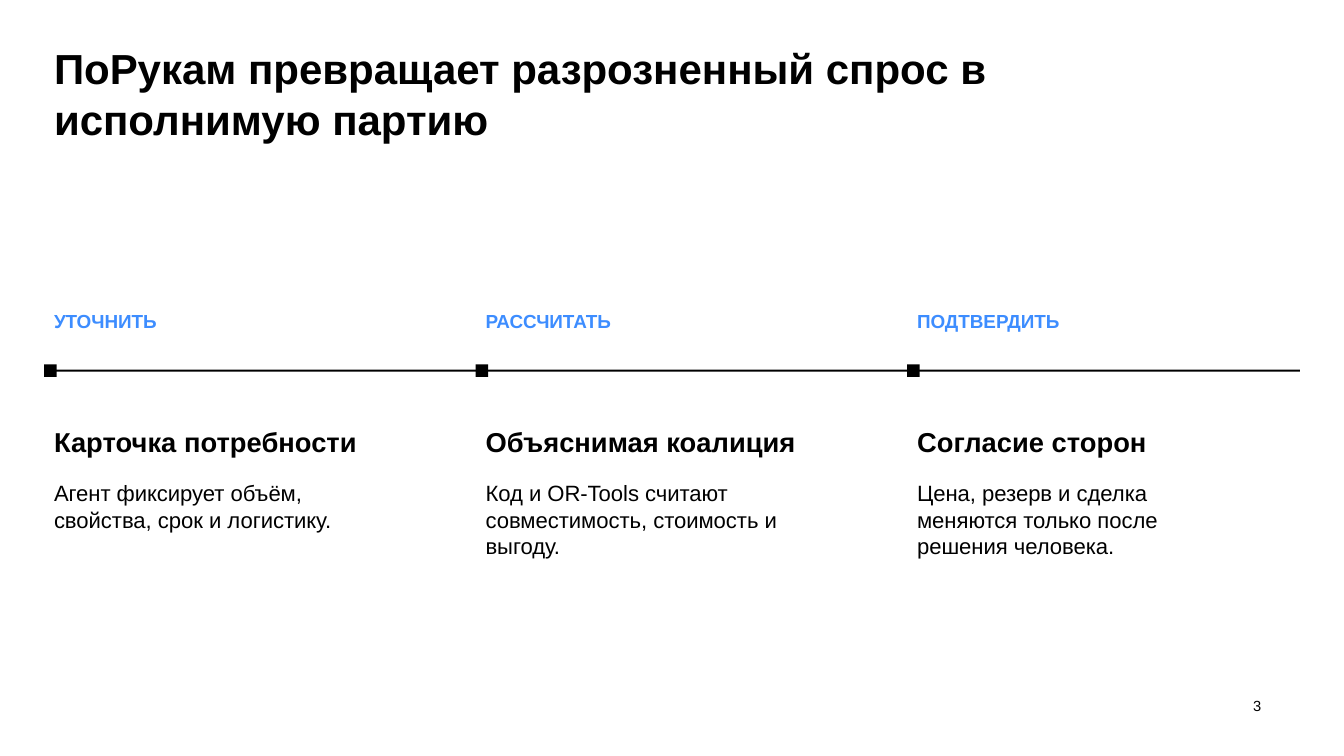
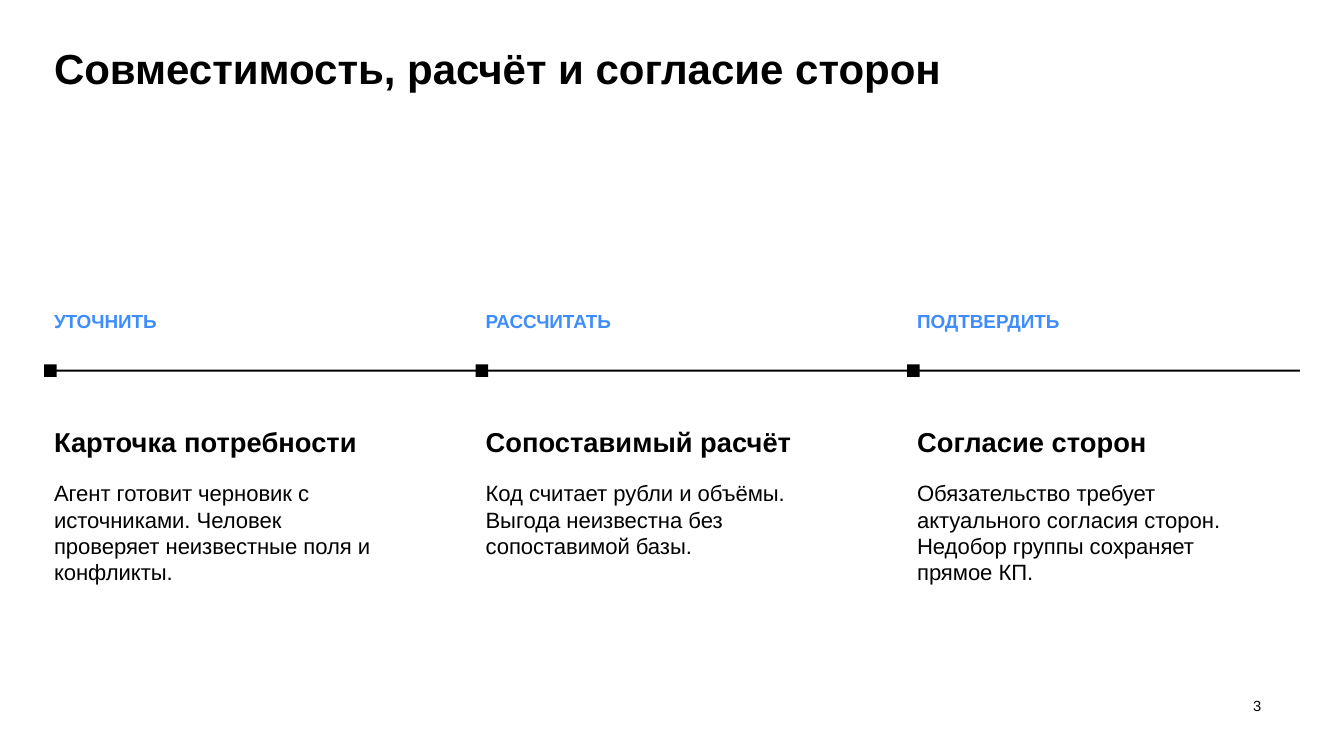
Before and after one commit to NawOmen/R136a1, a slide deck: slide 3 of docs/contest/Porukam-pitch.pptx. Drawn at 1344x756 pixels with LibreOffice and Linux fonts; fonts in the diff are those of the drawing. Boxes give left, top, right and bottom in pixels: in the first picture for what was removed or moved away, otherwise in the second. Text is boxed around its words. In the diff, an @@ line names an element or a change of style, - is before the commit and + after.

```diff
--- a/docs/contest/Porukam-pitch.pptx
+++ b/docs/contest/Porukam-pitch.pptx
@@ text at bbox=[54, 54, 941, 93]: text changed @@
-ПоРукам превращает разрозненный спрос в исполнимую партию
+Совместимость, расчёт и согласие сторон
@@ text at bbox=[486, 431, 791, 457]: text changed @@
-Объяснимая коалиция
+Сопоставимый расчёт
@@ text at bbox=[54, 485, 370, 585]: text changed @@
-Агент фиксирует объём, свойства, срок и логистику.
+Агент готовит черновик с источниками. Человек проверяет неизвестные поля и конфликты.
@@ text at bbox=[486, 485, 785, 555]: text changed @@
-Код и OR-Tools считают совместимость, стоимость и выгоду.
+Код считает рубли и объёмы. Выгода неизвестна без сопоставимой базы.
@@ text at bbox=[917, 485, 1220, 585]: text changed @@
-Цена, резерв и сделка меняются только после решения человека.
+Обязательство требует актуального согласия сторон. Недобор группы сохраняет прямое КП.
```
Also in this commit, not shown: 4 other slides changed, 3 slides added, 3 slides removed, 19 other files.
